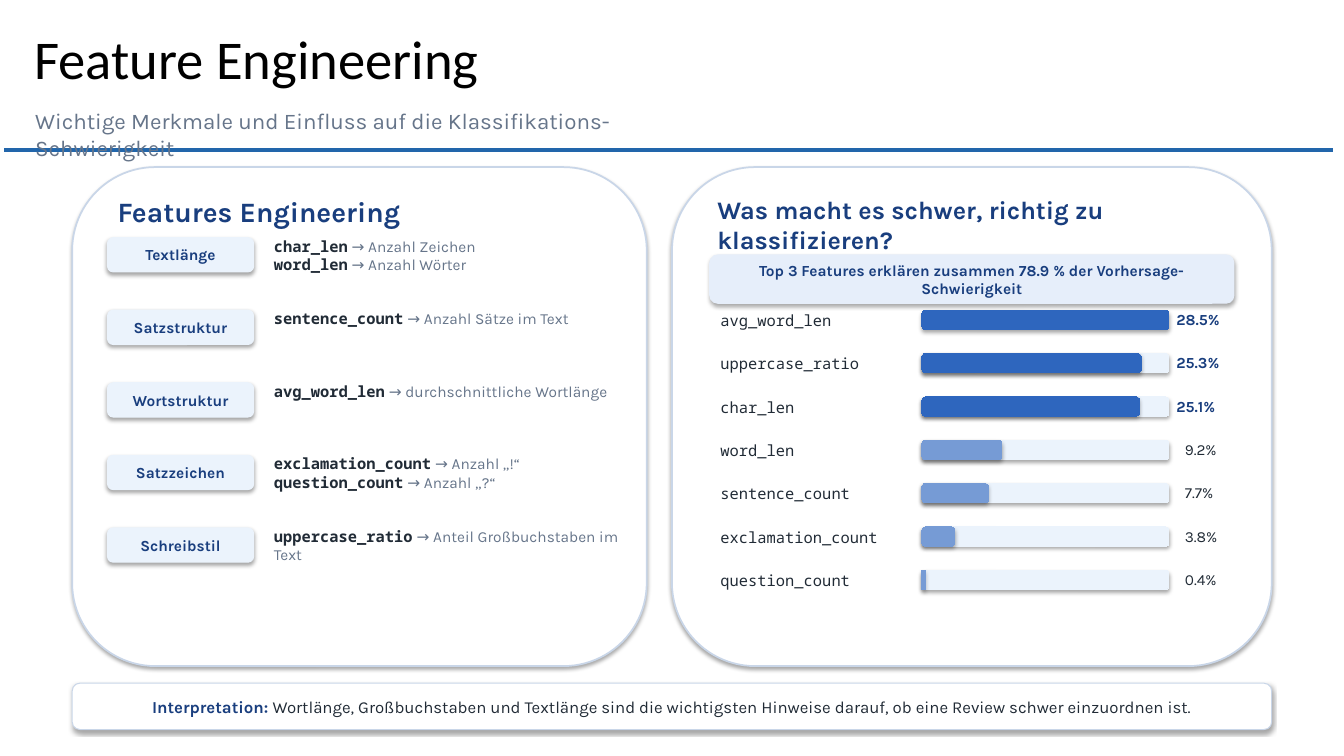
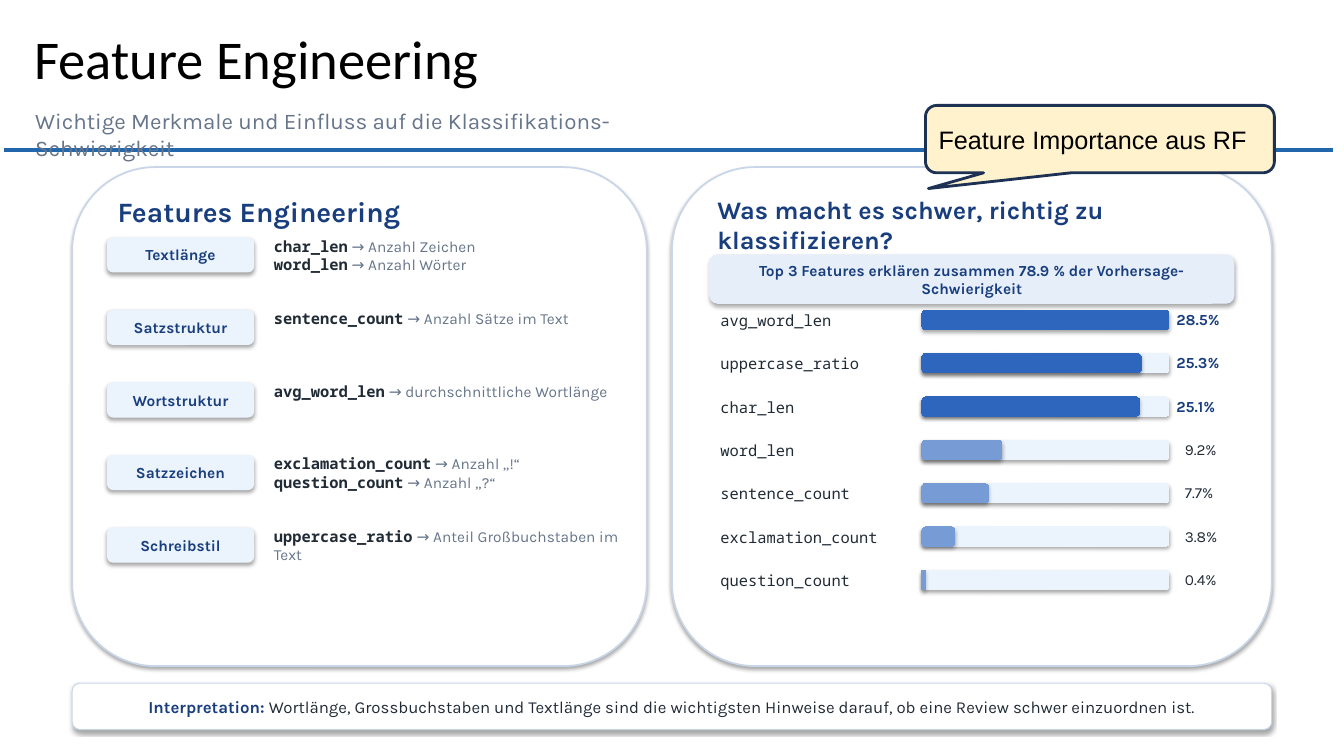
Before and after one commit to muellR/text_analysis, a slide deck: slide 9 of presentation/ln_text_analysis.pptx. Drawn at 1344x756 pixels with LibreOffice and Linux fonts; fonts in the diff are those of the drawing; background and template pictures are left out. Boxes give left, top, right and bottom in pixels: in the first picture for what was removed or moved away, otherwise in the second. Text is boxed around its words. In the diff, an @@ line names an element or a change of style, - is before the commit and + after.

```diff
--- a/presentation/ln_text_analysis.pptx
+++ b/presentation/ln_text_analysis.pptx
@@ rounded speech box added at [926, 106, 1274, 173], fill #FFF2CC, outline #1E3256 2 pt, 18 pt, text #000000 @@
+Feature Importance aus RF
@@ text at [148, 701, 1194, 717]: text changed @@
-Interpretation: Wortlänge, Großbuchstaben und Textlänge sind die wichtigsten Hinweise darauf, ob eine Review schwer einzuordnen ist.
+Interpretation: Wortlänge, Grossbuchstaben und Textlänge sind die wichtigsten Hinweise darauf, ob eine Review schwer einzuordnen ist.
```
Also in this commit, not shown: 6 other slides changed.
